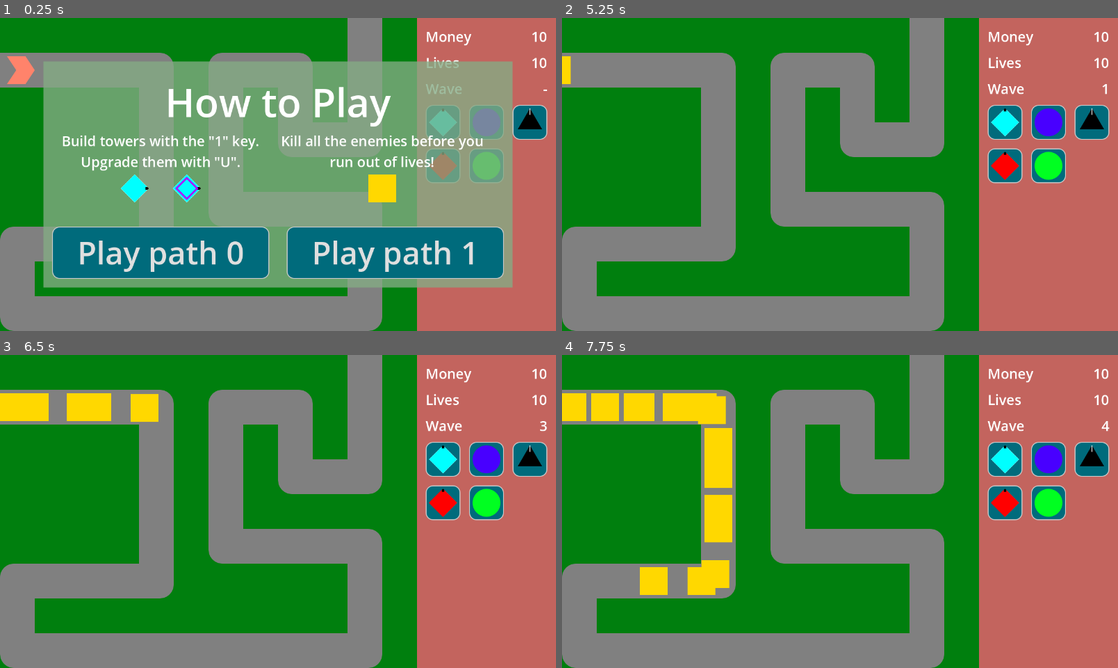
Above: before the commit, frames 1-4 (two rows, left to right).
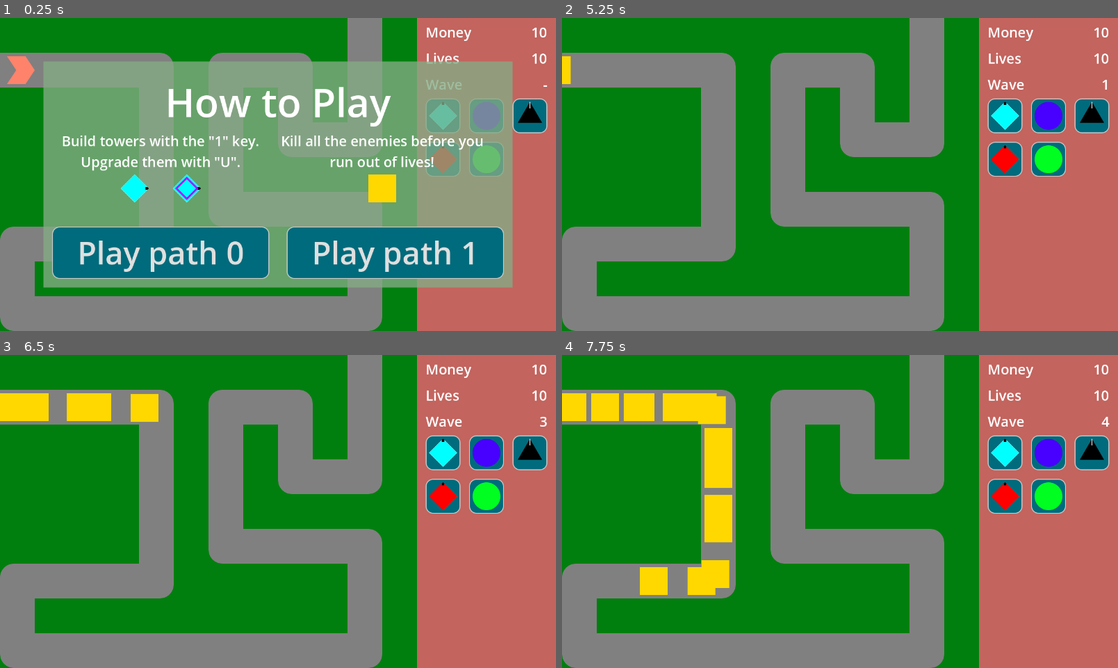
Above: after the commit, the same moments.

Repository: phrasmotica/godot-tower-defence
Game: Godot game, scene res://scenes/game.tscn
The game is run twice, just before and just after one commit, with the same random seed, the same clock (stepped at 60 frames per second) and the same inputs.
Inputs (mouse positions are in pixels of both pictures, inside the frame that each line leads up to; where the layout moved, square brackets give the same spot in the first picture):
- Up to frame 1 (0.25 s): no input
- Up to frame 2 (5.25 s): click (1006, 115) [1006, 121] at 0.5 s; click (1051, 115) [1051, 121] at 1.25 s; click (1090, 115) [1090, 121] at 2 s; click (1006, 158) [1006, 165] at 2.75 s; click (1051, 158) [1051, 165] at 3.5 s; click "Play path 0" at 4.25 s; tap Enter (ui_accept) at 5 s; move the mouse to (962, 158) at 5.02 s; hold Shift (fast_forward) from 5.03 s (still down); tap . (next_tower) at 5.1 s; click (962, 158) at 5.17 s
- Up to frame 3 (6.5 s): tap Enter (ui_accept) at 5.27, 6.02 s; move the mouse to (166, 527) at 5.77 s; release Shift (fast_forward) at 5.78 s; tap , (previous_tower) at 5.85 s
- Up to frame 4 (7.75 s): move the mouse to (895, 442) at 6.52 s; hold Shift (fast_forward) from 6.53 s (still down); tap . (next_tower) at 6.6 s; move the mouse to (812, 574) at 7.27 s; tap , (previous_tower) at 7.35 s; click (812, 574) at 7.42 s; tap Enter (ui_accept) at 7.52 s

The runs differ from the first frame. In frame 1, 2.5% of the frame differs, in the area x 76-99%, y 3-53%; in frame 2, 3.1%; in frame 3, 3.1%; in frame 4, 3.1%.

Commit message:
Use pane, margin and vbox containers for game UI layout

Diff:
--- a/assets/themes/td_theme.tres
+++ b/assets/themes/td_theme.tres
@@ -52,6 +52,9 @@
 corner_radius_bottom_right = 16
 corner_radius_bottom_left = 16
 
+[sub_resource type="StyleBoxFlat" id="StyleBoxFlat_1uufy"]
+bg_color = Color(0.763, 0.392, 0.371, 1)
+
 [sub_resource type="StyleBoxFlat" id="StyleBoxFlat_26c2h"]
 bg_color = Color(0.235294, 0.329412, 0.462745, 0.784314)
 border_width_left = 2
@@ -72,6 +75,8 @@
 ButtonArea/base_type = &"Button"
 ButtonArea/colors/font_color = Color(1, 1, 1, 0.498039)
 ButtonArea/styles/normal = SubResource("StyleBoxFlat_xnvu8")
+FlatPanelContainer/base_type = &"PanelContainer"
+FlatPanelContainer/styles/panel = SubResource("StyleBoxFlat_1uufy")
 Label/font_sizes/font_size = 15
 MarginContainer/constants/margin_left = 5
 MarginContainer/constants/margin_right = 5
--- a/scenes/game.tscn
+++ b/scenes/game.tscn
@@ -54,13 +54,14 @@
 
 [node name="Foreground" type="Node2D" parent="."]
 
-[node name="GameUI" parent="." node_paths=PackedStringArray("path_manager", "game_tint") instance=ExtResource("10_gkcsa")]
+[node name="GameUI" parent="." node_paths=PackedStringArray("path_manager", "game_tint", "bank") instance=ExtResource("10_gkcsa")]
 unique_name_in_owner = true
 z_index = 500
 offset_left = 960.0
 offset_right = 1280.0
 path_manager = NodePath("../PathManager")
 game_tint = NodePath("GameTint")
+bank = NodePath("../Managers/BankManager")
 
 [node name="GameTint" type="ColorRect" parent="GameUI"]
 visible = false
--- a/scenes/ui/create_tower_button.tscn
+++ b/scenes/ui/create_tower_button.tscn
@@ -4,7 +4,7 @@
 [ext_resource type="Texture2D" uid="uid://b3723x1ovx18d" path="res://assets/sprites/tower1.png" id="1_gsfqf"]
 [ext_resource type="Script" path="res://scripts/create_tower_button.gd" id="2_8baml"]
 
-[node name="CreateTowerButton" type="Button" node_paths=PackedStringArray("description_text")]
+[node name="CreateTowerButton" type="Button" node_paths=PackedStringArray("description", "description_text")]
 offset_right = 80.0
 offset_bottom = 80.0
 focus_mode = 0
@@ -13,9 +13,11 @@
 icon_alignment = 1
 script = ExtResource("2_8baml")
 action_name = &"tower_1"
+description = NodePath("TowerDescription")
 description_text = NodePath("TowerDescription/Background/MarginContainer/Label")
 
 [node name="TowerDescription" type="Control" parent="."]
+visible = false
 anchors_preset = 0
 offset_left = -205.0
 offset_right = -5.0
--- a/scenes/ui/game_ui.tscn
+++ b/scenes/ui/game_ui.tscn
@@ -17,33 +17,53 @@
 [sub_resource type="RectangleShape2D" id="RectangleShape2D_b1ksy"]
 size = Vector2(280, 60)
 
-[node name="GameUI" type="Control" node_paths=PackedStringArray("create_tower_buttons")]
+[node name="GameUI" type="Control" node_paths=PackedStringArray("money_amount", "lives_amount", "wave_number_label", "tower_name_label", "create_tower_buttons", "upgrade_button_0", "upgrade_button_1", "sell_button", "cancel_button")]
 layout_mode = 3
 anchors_preset = 0
 offset_right = 320.0
 offset_bottom = 720.0
 script = ExtResource("1_7yk5n")
-create_tower_buttons = [NodePath("ColorRect/TowerButtons/GunTowerButton"), NodePath("ColorRect/TowerButtons/SlowTowerButton"), NodePath("ColorRect/TowerButtons/CannonTowerButton"), NodePath("ColorRect/TowerButtons/SniperTowerButton"), NodePath("ColorRect/TowerButtons/PoisonTowerButton")]
-
-[node name="ColorRect" type="ColorRect" parent="."]
-layout_mode = 1
-anchors_preset = 15
-anchor_right = 1.0
-anchor_bottom = 1.0
-grow_horizontal = 2
-grow_vertical = 2
-color = Color(0.762811, 0.392048, 0.370711, 1)
-
-[node name="MoneyLabel" type="Label" parent="ColorRect"]
-layout_mode = 0
-offset_left = 20.0
-offset_top = 20.0
-offset_right = 160.0
-offset_bottom = 80.0
+money_amount = NodePath("PanelContainer/MarginContainer/VBoxContainer/Labels/MoneyLabel/Amount")
+lives_amount = NodePath("PanelContainer/MarginContainer/VBoxContainer/Labels/LivesLabel/Amount")
+wave_number_label = NodePath("PanelContainer/MarginContainer/VBoxContainer/Labels/WaveLabel/Number")
+tower_name_label = NodePath("PanelContainer/MarginContainer/VBoxContainer/SelectedTowerButtons/TowerNameLabel")
+create_tower_buttons = [NodePath("PanelContainer/MarginContainer/VBoxContainer/TowerButtons/GunTowerButton"), NodePath("PanelContainer/MarginContainer/VBoxContainer/TowerButtons/SlowTowerButton"), NodePath("PanelContainer/MarginContainer/VBoxContainer/TowerButtons/CannonTowerButton"), NodePath("PanelContainer/MarginContainer/VBoxContainer/TowerButtons/SniperTowerButton"), NodePath("PanelContainer/MarginContainer/VBoxContainer/TowerButtons/PoisonTowerButton")]
+upgrade_button_0 = NodePath("PanelContainer/MarginContainer/VBoxContainer/SelectedTowerButtons/UpgradeButton0")
+upgrade_button_1 = NodePath("PanelContainer/MarginContainer/VBoxContainer/SelectedTowerButtons/UpgradeButton1")
+sell_button = NodePath("PanelContainer/MarginContainer/VBoxContainer/SelectedTowerButtons/SellButton")
+cancel_button = NodePath("PanelContainer/MarginContainer/VBoxContainer/SelectedTowerButtons/CancelButton")
+
+[node name="PanelContainer" type="PanelContainer" parent="."]
+layout_mode = 0
+offset_right = 320.0
+offset_bottom = 720.0
+theme = ExtResource("1_px4ul")
+theme_type_variation = &"FlatPanelContainer"
+
+[node name="MarginContainer" type="MarginContainer" parent="PanelContainer"]
+layout_mode = 2
+theme = ExtResource("1_px4ul")
+theme_override_constants/margin_left = 20
+theme_override_constants/margin_top = 10
+theme_override_constants/margin_right = 20
+
+[node name="VBoxContainer" type="VBoxContainer" parent="PanelContainer/MarginContainer"]
+layout_mode = 2
+theme_override_constants/separation = 10
+
+[node name="Labels" type="Control" parent="PanelContainer/MarginContainer/VBoxContainer"]
+custom_minimum_size = Vector2(0, 165)
+layout_mode = 2
+
+[node name="MoneyLabel" type="Label" parent="PanelContainer/MarginContainer/VBoxContainer/Labels"]
+custom_minimum_size = Vector2(0, 60)
+layout_mode = 2
+offset_right = 280.0
+offset_bottom = 60.0
 theme_override_font_sizes/font_size = 32
 text = "Money"
 
-[node name="Amount" type="Label" parent="ColorRect/MoneyLabel"]
+[node name="Amount" type="Label" parent="PanelContainer/MarginContainer/VBoxContainer/Labels/MoneyLabel"]
 layout_mode = 0
 offset_left = 140.0
 offset_right = 280.0
@@ -52,17 +72,17 @@
 text = "10"
 horizontal_alignment = 2
 
-[node name="LivesLabel" type="Label" parent="ColorRect"]
-layout_mode = 0
-offset_left = 20.0
-offset_top = 80.0
-offset_right = 160.0
-offset_bottom = 140.0
+[node name="LivesLabel" type="Label" parent="PanelContainer/MarginContainer/VBoxContainer/Labels"]
+custom_minimum_size = Vector2(0, 60)
+layout_mode = 2
+offset_top = 60.0
+offset_right = 280.0
+offset_bottom = 120.0
 theme_override_font_sizes/font_size = 32
 text = "Lives
 "
 
-[node name="Amount" type="Label" parent="ColorRect/LivesLabel"]
+[node name="Amount" type="Label" parent="PanelContainer/MarginContainer/VBoxContainer/Labels/LivesLabel"]
 layout_mode = 0
 offset_left = 140.0
 offset_right = 280.0
@@ -71,16 +91,16 @@
 text = "10"
 horizontal_alignment = 2
 
-[node name="WaveLabel" type="Label" parent="ColorRect"]
-layout_mode = 0
-offset_left = 20.0
-offset_top = 140.0
-offset_right = 160.0
-offset_bottom = 200.0
+[node name="WaveLabel" type="Label" parent="PanelContainer/MarginContainer/VBoxContainer/Labels"]
+custom_minimum_size = Vector2(0, 60)
+layout_mode = 2
+offset_top = 120.0
+offset_right = 280.0
+offset_bottom = 180.0
 theme_override_font_sizes/font_size = 32
 text = "Wave"
 
-[node name="Number" type="Label" parent="ColorRect/WaveLabel"]
+[node name="Number" type="Label" parent="PanelContainer/MarginContainer/VBoxContainer/Labels/WaveLabel"]
 layout_mode = 0
 offset_left = 140.0
 offset_right = 280.0
@@ -91,126 +111,110 @@
 text = "-"
 horizontal_alignment = 2
 
-[node name="TowerButtons" type="Control" parent="ColorRect"]
-anchors_preset = 0
-offset_top = 200.0
-offset_right = 320.0
-offset_bottom = 380.0
-
-[node name="GunTowerButton" parent="ColorRect/TowerButtons" instance=ExtResource("2_in1v2")]
-layout_mode = 0
-offset_left = 20.0
-offset_right = 100.0
+[node name="TowerButtons" type="Control" parent="PanelContainer/MarginContainer/VBoxContainer"]
+custom_minimum_size = Vector2(0, 180)
+layout_mode = 2
+
+[node name="GunTowerButton" parent="PanelContainer/MarginContainer/VBoxContainer/TowerButtons" instance=ExtResource("2_in1v2")]
+layout_mode = 0
 tower = ExtResource("2_86mwy")
 
-[node name="SlowTowerButton" parent="ColorRect/TowerButtons" instance=ExtResource("2_in1v2")]
-layout_mode = 0
-offset_left = 120.0
-offset_right = 200.0
+[node name="SlowTowerButton" parent="PanelContainer/MarginContainer/VBoxContainer/TowerButtons" instance=ExtResource("2_in1v2")]
+layout_mode = 0
+offset_left = 100.0
+offset_right = 180.0
 icon = ExtResource("4_ydxgj")
 tower = ExtResource("5_0g4vg")
 action_name = &"tower_2"
 
-[node name="CannonTowerButton" parent="ColorRect/TowerButtons" instance=ExtResource("2_in1v2")]
-layout_mode = 0
-offset_left = 220.0
-offset_right = 300.0
+[node name="CannonTowerButton" parent="PanelContainer/MarginContainer/VBoxContainer/TowerButtons" instance=ExtResource("2_in1v2")]
+layout_mode = 0
+offset_left = 200.0
+offset_right = 280.0
 icon = ExtResource("6_x8q0o")
 tower = ExtResource("7_b1mpf")
 action_name = &"tower_3"
 
-[node name="SniperTowerButton" parent="ColorRect/TowerButtons" instance=ExtResource("2_in1v2")]
-layout_mode = 0
-offset_left = 20.0
+[node name="SniperTowerButton" parent="PanelContainer/MarginContainer/VBoxContainer/TowerButtons" instance=ExtResource("2_in1v2")]
+layout_mode = 0
 offset_top = 100.0
-offset_right = 100.0
 offset_bottom = 180.0
 icon = ExtResource("8_s1j88")
 tower = ExtResource("9_egjws")
 action_name = &"tower_4"
 
-[node name="PoisonTowerButton" parent="ColorRect/TowerButtons" instance=ExtResource("2_in1v2")]
-layout_mode = 0
-offset_left = 120.0
+[node name="PoisonTowerButton" parent="PanelContainer/MarginContainer/VBoxContainer/TowerButtons" instance=ExtResource("2_in1v2")]
+layout_mode = 0
+offset_left = 100.0
 offset_top = 100.0
-offset_right = 200.0
+offset_right = 180.0
 offset_bottom = 180.0
 icon = ExtResource("10_gtikd")
 tower = ExtResource("11_sj5n7")
 action_name = &"tower_5"
 
-[node name="TowerNameLabel" type="Label" parent="ColorRect"]
-layout_mode = 0
-offset_left = 20.0
-offset_top = 500.0
-offset_right = 300.0
-offset_bottom = 560.0
+[node name="SelectedTowerButtons" type="Control" parent="PanelContainer/MarginContainer/VBoxContainer"]
+custom_minimum_size = Vector2(0, 140)
+layout_mode = 2
+
+[node name="TowerNameLabel" type="Label" parent="PanelContainer/MarginContainer/VBoxContainer/SelectedTowerButtons"]
+layout_mode = 2
+offset_right = 280.0
+offset_bottom = 45.0
 theme_override_font_sizes/font_size = 32
 text = "Tower Name"
-vertical_alignment = 1
-
-[node name="SelectedTowerButtons" type="Control" parent="ColorRect"]
-anchors_preset = 0
-offset_top = 560.0
-offset_right = 320.0
-offset_bottom = 720.0
-
-[node name="UpgradeButton0" parent="ColorRect/SelectedTowerButtons" instance=ExtResource("6_ork4b")]
-layout_mode = 0
-offset_left = 20.0
-offset_top = 0.0
-offset_right = 200.0
-offset_bottom = 60.0
+
+[node name="UpgradeButton0" parent="PanelContainer/MarginContainer/VBoxContainer/SelectedTowerButtons" instance=ExtResource("6_ork4b")]
+layout_mode = 0
+offset_top = 50.0
+offset_bottom = 110.0
 text = "Upgrade 0"
 action_name = &"tower_upgrade_0"
 
-[node name="UpgradeButton1" parent="ColorRect/SelectedTowerButtons" instance=ExtResource("6_ork4b")]
-layout_mode = 0
-offset_left = 20.0
-offset_top = 80.0
-offset_right = 200.0
-offset_bottom = 140.0
+[node name="UpgradeButton1" parent="PanelContainer/MarginContainer/VBoxContainer/SelectedTowerButtons" instance=ExtResource("6_ork4b")]
+layout_mode = 0
+offset_top = 130.0
+offset_bottom = 190.0
 text = "Upgrade 1"
 action_name = &"tower_upgrade_1"
 upgrade_index = 1
 
-[node name="SellButton" type="Button" parent="ColorRect/SelectedTowerButtons"]
-layout_mode = 0
-offset_left = 220.0
-offset_top = 80.0
-offset_right = 300.0
-offset_bottom = 140.0
+[node name="SellButton" type="Button" parent="PanelContainer/MarginContainer/VBoxContainer/SelectedTowerButtons"]
+layout_mode = 0
+offset_left = 200.0
+offset_top = 130.0
+offset_right = 280.0
+offset_bottom = 190.0
 focus_mode = 0
 theme = ExtResource("1_px4ul")
 theme_override_font_sizes/font_size = 24
 text = "Sell"
 
-[node name="CancelButton" type="Button" parent="ColorRect"]
+[node name="CancelButton" type="Button" parent="PanelContainer/MarginContainer/VBoxContainer/SelectedTowerButtons"]
 visible = false
-layout_mode = 0
-offset_left = 20.0
-offset_top = 640.0
-offset_right = 300.0
-offset_bottom = 700.0
+layout_mode = 2
+offset_top = 130.0
+offset_right = 280.0
+offset_bottom = 190.0
 focus_mode = 0
 theme = ExtResource("1_px4ul")
 theme_type_variation = &"ButtonArea"
 text = "Move here to cancel"
 
-[node name="CancelArea" type="Area2D" parent="ColorRect/CancelButton"]
+[node name="CancelArea" type="Area2D" parent="PanelContainer/MarginContainer/VBoxContainer/SelectedTowerButtons/CancelButton"]
 collision_layer = 32
 collision_mask = 4
 
-[node name="CollisionShape2D" type="CollisionShape2D" parent="ColorRect/CancelButton/CancelArea"]
+[node name="CollisionShape2D" type="CollisionShape2D" parent="PanelContainer/MarginContainer/VBoxContainer/SelectedTowerButtons/CancelButton/CancelArea"]
 position = Vector2(140, 30)
 shape = SubResource("RectangleShape2D_b1ksy")
 
-[connection signal="create_tower" from="ColorRect/TowerButtons/GunTowerButton" to="." method="_on_gun_tower_button_create_tower"]
-[connection signal="create_tower" from="ColorRect/TowerButtons/SlowTowerButton" to="." method="_on_slow_tower_button_create_tower"]
-[connection signal="create_tower" from="ColorRect/TowerButtons/CannonTowerButton" to="." method="_on_cannon_tower_button_create_tower"]
-[connection signal="create_tower" from="ColorRect/TowerButtons/SniperTowerButton" to="." method="_on_cannon_tower_button_create_tower"]
-[connection signal="create_tower" from="ColorRect/TowerButtons/PoisonTowerButton" to="." method="_on_cannon_tower_button_create_tower"]
-[connection signal="upgrade_tower" from="ColorRect/SelectedTowerButtons/UpgradeButton0" to="." method="_on_upgrade_button_upgrade_tower"]
-[connection signal="upgrade_tower" from="ColorRect/SelectedTowerButtons/UpgradeButton1" to="." method="_on_upgrade_button_upgrade_tower"]
-[connection signal="pressed" from="ColorRect/SelectedTowerButtons/SellButton" to="." method="_on_sell_button_pressed"]
-[connection signal="area_entered" from="ColorRect/CancelButton/CancelArea" to="." method="_on_cancel_area_area_entered"]
+[connection signal="create_tower" from="PanelContainer/MarginContainer/VBoxContainer/TowerButtons/GunTowerButton" to="." method="_on_gun_tower_button_create_tower"]
+[connection signal="create_tower" from="PanelContainer/MarginContainer/VBoxContainer/TowerButtons/SlowTowerButton" to="." method="_on_slow_tower_button_create_tower"]
+[connection signal="create_tower" from="PanelContainer/MarginContainer/VBoxContainer/TowerButtons/CannonTowerButton" to="." method="_on_cannon_tower_button_create_tower"]
+[connection signal="create_tower" from="PanelContainer/MarginContainer/VBoxContainer/TowerButtons/SniperTowerButton" to="." method="_on_cannon_tower_button_create_tower"]
+[connection signal="create_tower" from="PanelContainer/MarginContainer/VBoxContainer/TowerButtons/PoisonTowerButton" to="." method="_on_cannon_tower_button_create_tower"]
+[connection signal="upgrade_tower" from="PanelContainer/MarginContainer/VBoxContainer/SelectedTowerButtons/UpgradeButton0" to="." method="_on_upgrade_button_upgrade_tower"]
+[connection signal="upgrade_tower" from="PanelContainer/MarginContainer/VBoxContainer/SelectedTowerButtons/UpgradeButton1" to="." method="_on_upgrade_button_upgrade_tower"]
+[connection signal="pressed" from="PanelContainer/MarginContainer/VBoxContainer/SelectedTowerButtons/SellButton" to="." method="_on_sell_button_pressed"]
+[connection signal="area_entered" from="PanelContainer/MarginContainer/VBoxContainer/SelectedTowerButtons/CancelButton/CancelArea" to="." method="_on_cancel_area_area_entered"]
--- a/scenes/ui/upgrade_tower_button.tscn
+++ b/scenes/ui/upgrade_tower_button.tscn
@@ -3,7 +3,7 @@
 [ext_resource type="Theme" uid="uid://bqnr1830yqwqe" path="res://assets/themes/td_theme.tres" id="1_0hbru"]
 [ext_resource type="Script" path="res://scripts/upgrade_tower_button.gd" id="1_o1ho0"]
 
-[node name="UpgradeTowerButton" type="Button"]
+[node name="UpgradeTowerButton" type="Button" node_paths=PackedStringArray("description", "description_text")]
 offset_top = 20.0
 offset_right = 180.0
 offset_bottom = 80.0
@@ -11,8 +11,11 @@
 theme = ExtResource("1_0hbru")
 text = "Upgrade"
 script = ExtResource("1_o1ho0")
+description = NodePath("TowerDescription")
+description_text = NodePath("TowerDescription/Background/MarginContainer/Label")
 
 [node name="TowerDescription" type="Control" parent="."]
+visible = false
 layout_mode = 3
 anchors_preset = 0
 offset_left = -205.0
--- a/scripts/create_tower_button.gd
+++ b/scripts/create_tower_button.gd
@@ -1,18 +1,31 @@
+@tool
 class_name CreateTowerButton extends Button
 
 @export var tower: PackedScene
 @export var action_name: StringName
 
-@onready var description = $TowerDescription
+@export
+var description: Control
 
 @export
 var description_text: Label
+
+@export
+var show_description := false:
+	set(value):
+		description.visible = value
+
+	get:
+		return description.visible
 
 var tower_price := 0
 
 signal create_tower(tower_scene: PackedScene)
 
 func _ready():
+	if Engine.is_editor_hint():
+		return
+
 	if tower:
 		var dummy_tower: Tower = tower.instantiate()
 
@@ -47,6 +60,9 @@
 		enable_button()
 
 func _process(_delta):
+	if Engine.is_editor_hint():
+		return
+
 	if Input.is_action_just_pressed(action_name):
 		print("Creating tower via shortcut")
 		create()
--- a/scripts/game_ui.gd
+++ b/scripts/game_ui.gd
@@ -1,18 +1,41 @@
+@tool
 class_name GameUI extends Control
 
-@export var path_manager: PathManager
-@export var game_tint: ColorRect
-@export var create_tower_buttons: Array[CreateTowerButton]
-
-@onready var bank: BankManager = %BankManager
-@onready var money_amount = $ColorRect/MoneyLabel/Amount
-@onready var lives_amount = $ColorRect/LivesLabel/Amount
-@onready var wave_number_label = $ColorRect/WaveLabel/Number
-@onready var tower_name_label: Label = $ColorRect/TowerNameLabel
-@onready var upgrade_button_0: UpgradeTowerButton = $ColorRect/SelectedTowerButtons/UpgradeButton0
-@onready var upgrade_button_1: UpgradeTowerButton = $ColorRect/SelectedTowerButtons/UpgradeButton1
-@onready var sell_button = $ColorRect/SelectedTowerButtons/SellButton
-@onready var cancel_button = $ColorRect/CancelButton
+@export
+var path_manager: PathManager
+
+@export
+var game_tint: ColorRect
+
+@export
+var bank: BankManager
+
+@export
+var money_amount: Label
+
+@export
+var lives_amount: Label
+
+@export
+var wave_number_label: Label
+
+@export
+var tower_name_label: Label
+
+@export
+var create_tower_buttons: Array[CreateTowerButton]
+
+@export
+var upgrade_button_0: UpgradeTowerButton
+
+@export
+var upgrade_button_1: UpgradeTowerButton
+
+@export
+var sell_button: Button
+
+@export
+var cancel_button: Button
 
 signal tower_placing(tower: Tower)
 signal tower_placing_cancelled
@@ -38,6 +61,9 @@
 		cancel_button.visible = placing_tower != null
 
 func _ready():
+	if Engine.is_editor_hint():
+		return
+
 	placing_tower = null
 	current_tower_scene_id = 0
 
@@ -46,6 +72,9 @@
 	set_process(false)
 
 func _process(_delta):
+	if Engine.is_editor_hint():
+		return
+
 	if Input.is_action_just_pressed("ui_cancel"):
 		deselect_tower.emit()
 
--- a/scripts/upgrade_tower_button.gd
+++ b/scripts/upgrade_tower_button.gd
@@ -1,10 +1,22 @@
+@tool
 class_name UpgradeTowerButton extends Button
 
 @export var action_name: StringName
 @export var upgrade_index := 0
 
-@onready var description = $TowerDescription
-@onready var description_text = $TowerDescription/Label
+@export
+var description: Control
+
+@export
+var description_text: Label
+
+@export
+var show_description := false:
+	set(value):
+		description.visible = value
+
+	get:
+		return description.visible
 
 var upgrade_level: TowerLevel
 var upgrade_price := 0
@@ -46,6 +58,9 @@
 	upgrade_tower.emit(upgrade_index)
 
 func _process(_delta):
+	if Engine.is_editor_hint():
+		return
+
 	if Input.is_action_just_pressed(action_name):
 		print("Upgrading tower via shortcut")
 		upgrade()
Not shown: 1 places in assets/themes/td_theme.tres that only renumber resources
